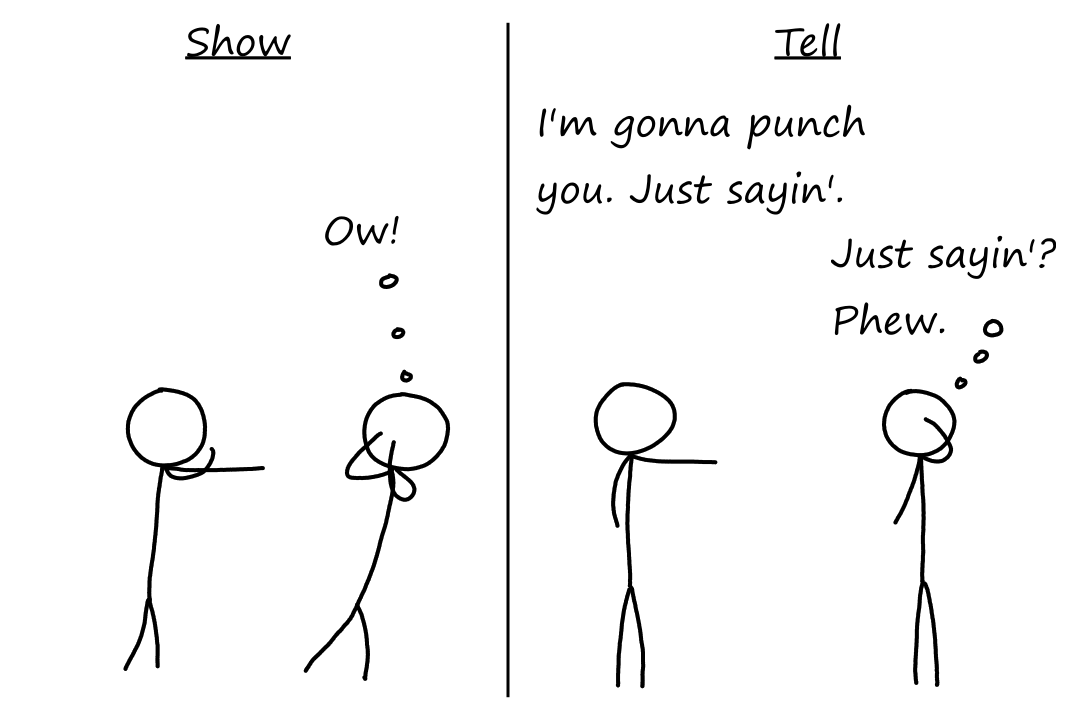
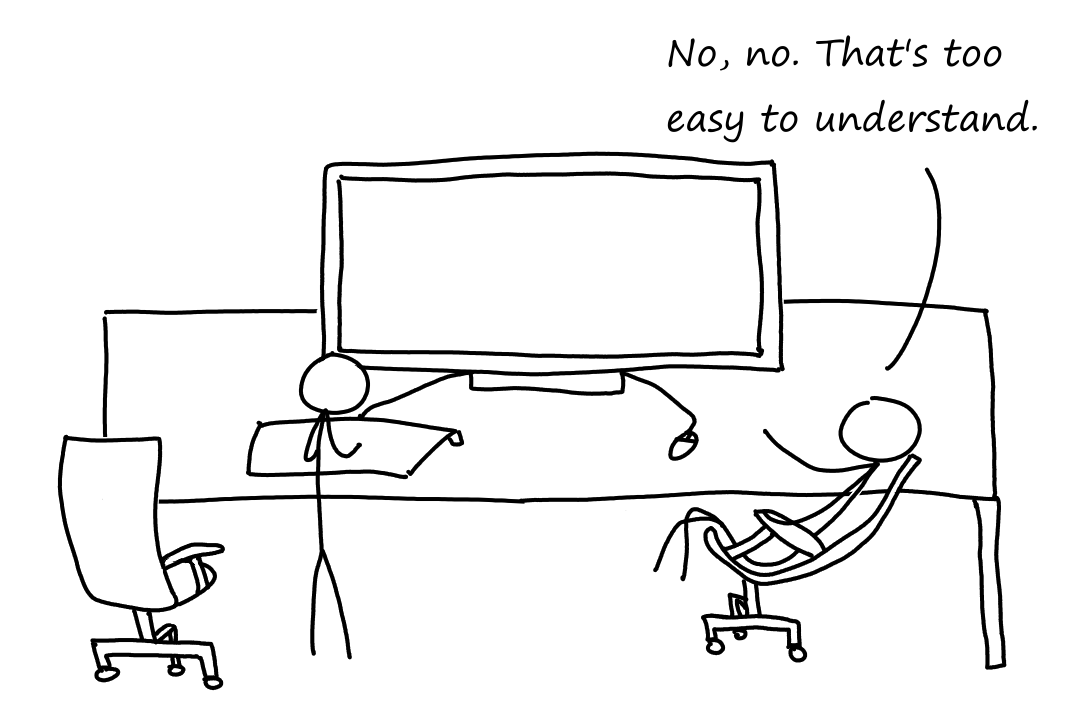
Layered file, before and after one edit (1080x720). Changes by layer:
added layer "Saying" above "Vector Layer 1" over [832, 128, 960, 384]
removed layer "Paint Layer 1" over [57, 228, 1035, 698]
added layer "Chair 2" above "Person 2" over [656, 424, 976, 680]
added layer "Person 2" above "Chair 1" over [592, 362, 976, 618]
added layer "Chair 1" above "Person 1" over [57, 384, 256, 691]
added layer "Person 1" above "Table" over [252, 294, 444, 681]
added layer "Table" above "Computer" over [57, 204, 1056, 698]
added layer "Computer" above "Background" over [64, 148, 832, 532]
